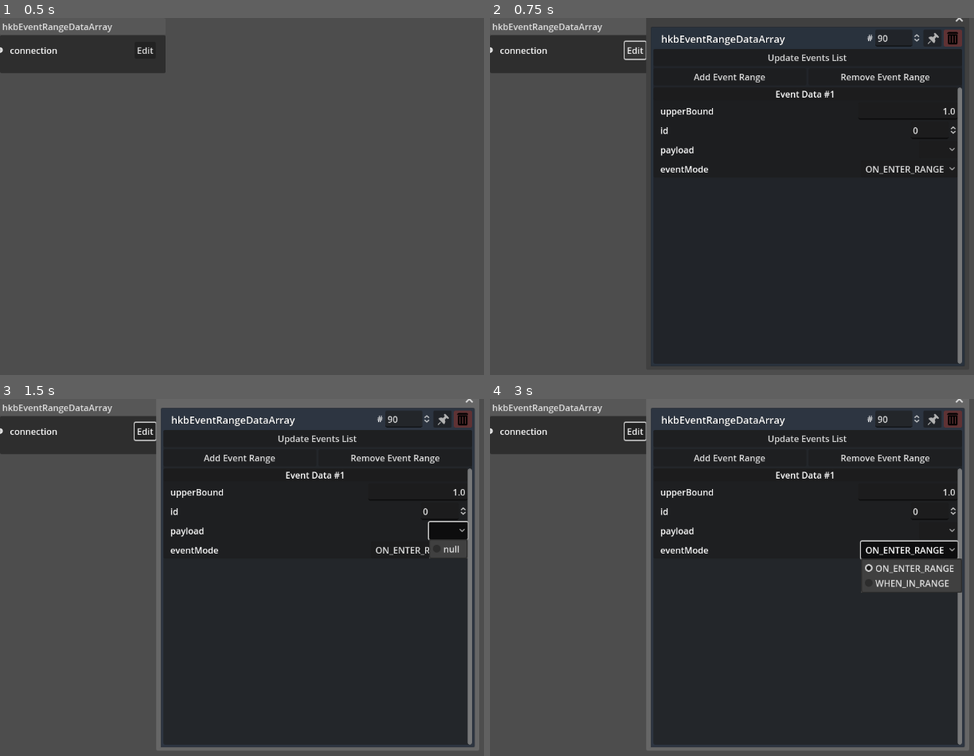
Above: before the commit, frames 1-4 (two rows, left to right).
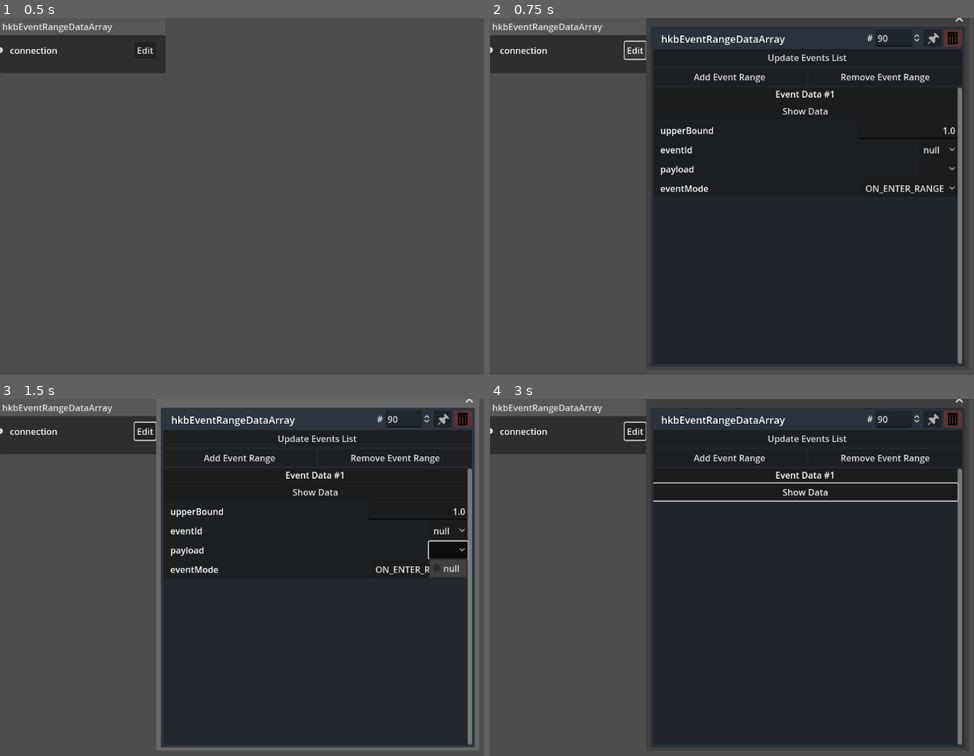
Above: after the commit, the same moments.

Repository: NeoExperiences/BehaviorNodeGraphTool
Game: Godot game, scene res://Nodes/hkbE/hkbEventRangeDataArrayScene.tscn
The game is run twice, just before and just after one commit, with the same random seed, the same clock (stepped at 60 frames per second) and the same inputs. This scene is started directly instead of the project's main scene.
Inputs (mouse positions are in pixels of both pictures, inside the frame that each line leads up to; where the layout moved, square brackets give the same spot in the first picture):
- Up to frame 1 (0.5 s): no input
- Up to frame 2 (0.75 s): click "Edit" at 0.5 s
- Up to frame 3 (1.5 s): click (450, 548) [450, 531] at 1.25 s
- Up to frame 4 (3 s): click (804, 491) at 2 s, where only the run after the commit has a clickable "Show Data"; click (911, 548) at 2.75 s, where only the run before the commit has a clickable "ON_ENTER_RANGE"

Frame 1 is identical in both runs. In frame 2, 1.1% of the frame differs, in the area x 35-97%, y 25-50%; in frame 3, 1.8%; in frame 4, 8.0%, in the area x 32-100%, y 0-99%.

Commit message:
Added Event Range Arrays importing.

Diff:
--- a/Nodes/Children/RangeScene.tscn
+++ b/Nodes/Children/RangeScene.tscn
@@ -1,7 +1,8 @@
-[gd_scene load_steps=4 format=3 uid="uid://r60popcpc74t"]
+[gd_scene load_steps=5 format=3 uid="uid://r60popcpc74t"]
 
 [ext_resource type="Script" path="res://Nodes/Children/Scripts/RangeScene.gd" id="1_levkt"]
 [ext_resource type="Script" path="res://Nodes/Children/Scripts/eventsOptionButton.gd" id="2_0vuxh"]
+[ext_resource type="Script" path="res://Nodes/hkbS/Scripts/eventToSendidOptionButton.gd" id="2_oktrl"]
 [ext_resource type="Script" path="res://Nodes/Children/Scripts/payloadOptionButton.gd" id="3_5x7kd"]
 
 [node name="RangeScene" type="PanelContainer"]
@@ -18,44 +19,72 @@
 text = "Event Data #1"
 horizontal_alignment = 1
 
-[node name="upperBound" type="HBoxContainer" parent="VBoxContainer"]
+[node name="ShowButton" type="Button" parent="VBoxContainer"]
+layout_mode = 2
+text = "Show Data"
+
+[node name="dataContainer" type="VBoxContainer" parent="VBoxContainer"]
 layout_mode = 2
 
-[node name="Label" type="Label" parent="VBoxContainer/upperBound"]
+[node name="upperBound" type="HBoxContainer" parent="VBoxContainer/dataContainer"]
+layout_mode = 2
+
+[node name="Label" type="Label" parent="VBoxContainer/dataContainer/upperBound"]
 layout_mode = 2
 text = "   upperBound"
 
-[node name="Space2" type="Control" parent="VBoxContainer/upperBound"]
+[node name="Space2" type="Control" parent="VBoxContainer/dataContainer/upperBound"]
 custom_minimum_size = Vector2(20, 0)
 layout_mode = 2
 size_flags_horizontal = 6
 
-[node name="upperBoundLineEdit" type="LineEdit" parent="VBoxContainer/upperBound"]
+[node name="upperBoundLineEdit" type="LineEdit" parent="VBoxContainer/dataContainer/upperBound"]
 custom_minimum_size = Vector2(180, 30)
 layout_mode = 2
 text = "1.0"
 alignment = 2
 max_length = 19
 
-[node name="id" type="HBoxContainer" parent="VBoxContainer"]
+[node name="eventId" type="HBoxContainer" parent="VBoxContainer/dataContainer"]
 layout_mode = 2
 
-[node name="idLabel" type="Label" parent="VBoxContainer/id"]
+[node name="idLabel" type="Label" parent="VBoxContainer/dataContainer/eventId"]
+layout_mode = 2
+text = "   eventId"
+
+[node name="Space" type="Control" parent="VBoxContainer/dataContainer/eventId"]
+layout_mode = 2
+size_flags_horizontal = 6
+
+[node name="eventIdOptionButton" type="OptionButton" parent="VBoxContainer/dataContainer/eventId"]
+custom_minimum_size = Vector2(70, 30)
+layout_mode = 2
+item_count = 1
+selected = 0
+popup/item_0/text = "null"
+popup/item_0/id = 0
+script = ExtResource("2_oktrl")
+
+[node name="id" type="HBoxContainer" parent="VBoxContainer/dataContainer"]
+visible = false
+layout_mode = 2
+
+[node name="idLabel" type="Label" parent="VBoxContainer/dataContainer/id"]
 layout_mode = 2
 text = "   id
 "
 
-[node name="Space" type="Control" parent="VBoxContainer/id"]
+[node name="Space" type="Control" parent="VBoxContainer/dataContainer/id"]
 layout_mode = 2
 size_flags_horizontal = 6
 
-[node name="idSpinBox" type="SpinBox" parent="VBoxContainer/id"]
+[node name="idSpinBox" type="SpinBox" parent="VBoxContainer/dataContainer/id"]
 custom_minimum_size = Vector2(85, 0)
 layout_direction = 2
 layout_mode = 2
 max_value = 1000.0
 
-[node name="eventsOptionButton" type="OptionButton" parent="VBoxContainer/id"]
+[node name="eventsOptionButton" type="OptionButton" parent="VBoxContainer/dataContainer/id"]
 visible = false
 custom_minimum_size = Vector2(70, 30)
 layout_mode = 2
@@ -65,19 +94,19 @@
 popup/item_0/id = 0
 script = ExtResource("2_0vuxh")
 
-[node name="payload" type="HBoxContainer" parent="VBoxContainer"]
+[node name="payload" type="HBoxContainer" parent="VBoxContainer/dataContainer"]
 layout_mode = 2
 
-[node name="payloadLabel" type="Label" parent="VBoxContainer/payload"]
+[node name="payloadLabel" type="Label" parent="VBoxContainer/dataContainer/payload"]
 layout_mode = 2
 text = "   payload"
 
-[node name="Space" type="Control" parent="VBoxContainer/payload"]
+[node name="Space" type="Control" parent="VBoxContainer/dataContainer/payload"]
 custom_minimum_size = Vector2(30, 0)
 layout_mode = 2
 size_flags_horizontal = 6
 
-[node name="payloadOptionButton" type="OptionButton" parent="VBoxContainer/payload"]
+[node name="payloadOptionButton" type="OptionButton" parent="VBoxContainer/dataContainer/payload"]
 custom_minimum_size = Vector2(70, 30)
 layout_mode = 2
 item_count = 1
@@ -86,19 +115,19 @@
 popup/item_0/id = 0
 script = ExtResource("3_5x7kd")
 
-[node name="eventMode" type="HBoxContainer" parent="VBoxContainer"]
+[node name="eventMode" type="HBoxContainer" parent="VBoxContainer/dataContainer"]
 layout_mode = 2
 
-[node name="Label" type="Label" parent="VBoxContainer/eventMode"]
+[node name="Label" type="Label" parent="VBoxContainer/dataContainer/eventMode"]
 layout_mode = 2
 text = "   eventMode"
 
-[node name="Space" type="Control" parent="VBoxContainer/eventMode"]
+[node name="Space" type="Control" parent="VBoxContainer/dataContainer/eventMode"]
 custom_minimum_size = Vector2(40, 0)
 layout_mode = 2
 size_flags_horizontal = 6
 
-[node name="eventModeButton" type="OptionButton" parent="VBoxContainer/eventMode"]
+[node name="eventModeButton" type="OptionButton" parent="VBoxContainer/dataContainer/eventMode"]
 custom_minimum_size = Vector2(70, 30)
 layout_mode = 2
 item_count = 2
@@ -108,8 +137,10 @@
 popup/item_1/text = "WHEN_IN_RANGE"
 popup/item_1/id = 1
 
-[connection signal="text_changed" from="VBoxContainer/upperBound/upperBoundLineEdit" to="." method="_on_upper_bound_line_edit_text_changed"]
-[connection signal="value_changed" from="VBoxContainer/id/idSpinBox" to="." method="_on_id_spin_box_value_changed"]
-[connection signal="item_selected" from="VBoxContainer/id/eventsOptionButton" to="." method="_on_events_option_button_item_selected"]
-[connection signal="item_selected" from="VBoxContainer/payload/payloadOptionButton" to="." method="_on_payload_option_button_item_selected"]
-[connection signal="item_selected" from="VBoxContainer/eventMode/eventModeButton" to="." method="_on_event_mode_button_item_selected"]
+[connection signal="pressed" from="VBoxContainer/ShowButton" to="." method="_on_show_button_pressed"]
+[connection signal="text_changed" from="VBoxContainer/dataContainer/upperBound/upperBoundLineEdit" to="." method="_on_upper_bound_line_edit_text_changed"]
+[connection signal="item_selected" from="VBoxContainer/dataContainer/eventId/eventIdOptionButton" to="." method="_on_event_id_option_button_item_selected"]
+[connection signal="value_changed" from="VBoxContainer/dataContainer/id/idSpinBox" to="." method="_on_id_spin_box_value_changed"]
+[connection signal="item_selected" from="VBoxContainer/dataContainer/id/eventsOptionButton" to="." method="_on_events_option_button_item_selected"]
+[connection signal="item_selected" from="VBoxContainer/dataContainer/payload/payloadOptionButton" to="." method="_on_payload_option_button_item_selected"]
+[connection signal="item_selected" from="VBoxContainer/dataContainer/eventMode/eventModeButton" to="." method="_on_event_mode_button_item_selected"]
--- a/Nodes/Children/Scripts/RangeScene.gd
+++ b/Nodes/Children/Scripts/RangeScene.gd
@@ -9,10 +9,14 @@
 
 func _ready():
 	#$VBoxContainer/id/eventsOptionButton.selected = eventID
-	$VBoxContainer/upperBound/upperBoundLineEdit.text = upperBound
-	$VBoxContainer/id/idSpinBox.value = eventID
-	$VBoxContainer/payload/payloadOptionButton.selected = payloadID
-	$VBoxContainer/eventMode/eventModeButton.selected = eventMode
+	$VBoxContainer/dataContainer/upperBound/upperBoundLineEdit.text = upperBound
+	$VBoxContainer/dataContainer/id/idSpinBox.value = eventID
+	if eventID == -1:
+		$VBoxContainer/dataContainer/eventId/eventIdOptionButton.selected = 0
+	else:
+		$VBoxContainer/dataContainer/eventId/eventIdOptionButton.selected = eventID + 1
+	$VBoxContainer/dataContainer/payload/payloadOptionButton.selected = payloadID
+	$VBoxContainer/dataContainer/eventMode/eventModeButton.selected = eventMode
 
 func _update_name():
 	$VBoxContainer/PanelContainer/RangeNameLabel.text = "Event Data #" + str(rangeIndex)
@@ -28,6 +32,7 @@
 		eventID = index - 1
 	update_values()
 
+
 func _on_payload_option_button_item_selected(index):
 	if index == 0:
 		payloadID = -1
@@ -39,8 +44,8 @@
 	get_parent().get_parent().get_parent().get_parent().get_parent().get_parent().get_parent().get_parent()._on_update_range_array()
 
 func _update_events():
-	$VBoxContainer/id/eventsOptionButton.updateEvents()
-	$VBoxContainer/payload/payloadOptionButton.updateEventPayloads()
+	$VBoxContainer/dataContainer/id/eventsOptionButton.updateEvents()
+	$VBoxContainer/dataContainer/payload/payloadOptionButton.updateEventPayloads()
 
 func _on_upper_bound_line_edit_text_changed(new_text):
 	upperBound = new_text
@@ -49,3 +54,21 @@
 func _on_event_mode_button_item_selected(index):
 	eventMode = index
 	update_values()
+
+
+func _on_show_button_pressed():
+	if !$VBoxContainer/dataContainer.visible:
+		$VBoxContainer/dataContainer.visible = 1
+		$VBoxContainer/ShowButton.text = "Hide Data"
+	else:
+		$VBoxContainer/dataContainer.visible = 0
+		$VBoxContainer/ShowButton.text = "Show Data"
+	get_parent().get_parent().reset_size()
+
+
+func _on_event_id_option_button_item_selected(index):
+	if index == 0:
+		eventID = -1
+	else:
+		eventID = index - 1
+	update_values()
--- a/Nodes/hkbE/Scripts/hkbEventRangeDataArrayScene.gd
+++ b/Nodes/hkbE/Scripts/hkbEventRangeDataArrayScene.gd
@@ -92,7 +92,6 @@
 				"eventID": child.get("eventID"),
 				"payloadID": child.get("payloadID"),
 				"eventMode": child.get("eventMode"),
-
 			}
 			rangeArray.append(rangeData)
 
--- a/Scripts/xml_import.gd
+++ b/Scripts/xml_import.gd
@@ -492,13 +492,13 @@
 						loadedNode.mode = 0
 					loadedNode.flagsIndex					 = int(object.children[15].content)
 					graphEdit.add_child(loadedNode)
-				"hkbClipTriggerArray":
+				"hkbClipTriggerArray": # Done
 					print("hkbClipTriggerArray loaded.")
 					var loadedNode = globalVariable.hkbClipTriggerArray.instantiate()
 					base_node_values(loadedNode, object)
 					loadedNode.triggersArray = []
 					for trigger in range(int(object.children[0].attributes.numelements)):
-						var bindingData = {
+						var triggerData = {
 							"localTime": object.children[0].children[trigger].children[0].content,
 							"eventID": int(object.children[0].children[trigger].children[1].children[0].children[0].content),
 							"payloadID": 0,
@@ -509,9 +509,8 @@
 						if object.children[0].children[trigger].children[1].children[0].children[1].content != "null": # payload object
 							for payload in payloadValues:
 								if payload[0] == object.children[0].children[trigger].children[1].children[0].children[1].content:
-									bindingData.payloadID = payload[1]
-						loadedNode.triggersArray.append(bindingData)
-					#loadedNode.triggersArray = node.triggersArray
+									triggerData.payloadID = payload[1]
+						loadedNode.triggersArray.append(triggerData)
 					graphEdit.add_child(loadedNode)
 				"hkbBlendingTransitionEffect": # Done
 					print("hkbBlendingTransitionEffect loaded.")
@@ -643,10 +642,27 @@
 					if object.children[6].content != "null": # eventRanges
 						connections.append([1, int(object.attributes.name.replace("#","")), int(object.children[6].content.replace("#",""))])
 					graphEdit.add_child(loadedNode)
-				"hkbEventRangeDataArray":
+				"hkbEventRangeDataArray": # Done
 					print("hkbEventRangeDataArray loaded.")
 					var loadedNode = globalVariable.hkbEventRangeDataArray.instantiate()
 					base_node_values(loadedNode, object)
+					loadedNode.rangeArray = []
+					for range in range(int(object.children[0].attributes.numelements)):
+						var rangeData = {
+							"upperBound": object.children[0].children[range].children[0].content,
+							"eventID": int(object.children[0].children[range].children[1].children[0].children[0].content),
+							"payloadID": 0,
+							"eventMode": 0,
+						}
+						if object.children[0].children[range].children[1].children[0].children[1].content != "null": # payload object
+							for payload in payloadValues:
+								if payload[0] == object.children[0].children[range].children[1].children[0].children[1].content:
+									rangeData.payloadID = payload[1]
+						if object.children[0].children[range].children[2].content == "EVENT_MODE_SEND_WHEN_IN_RANGE":
+							rangeData.eventMode = 1
+						loadedNode.rangeArray.append(rangeData)
+
+
 					#loadedNode.rangeArray				 = node.rangeArray
 					graphEdit.add_child(loadedNode)
 				"BSBehaviorGraphSwapGenerator": # Done
